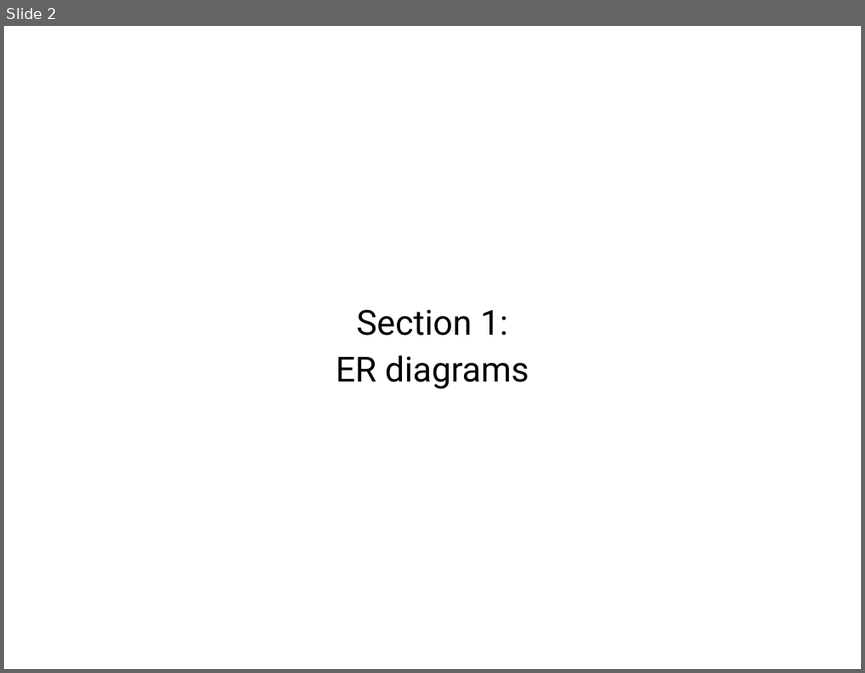
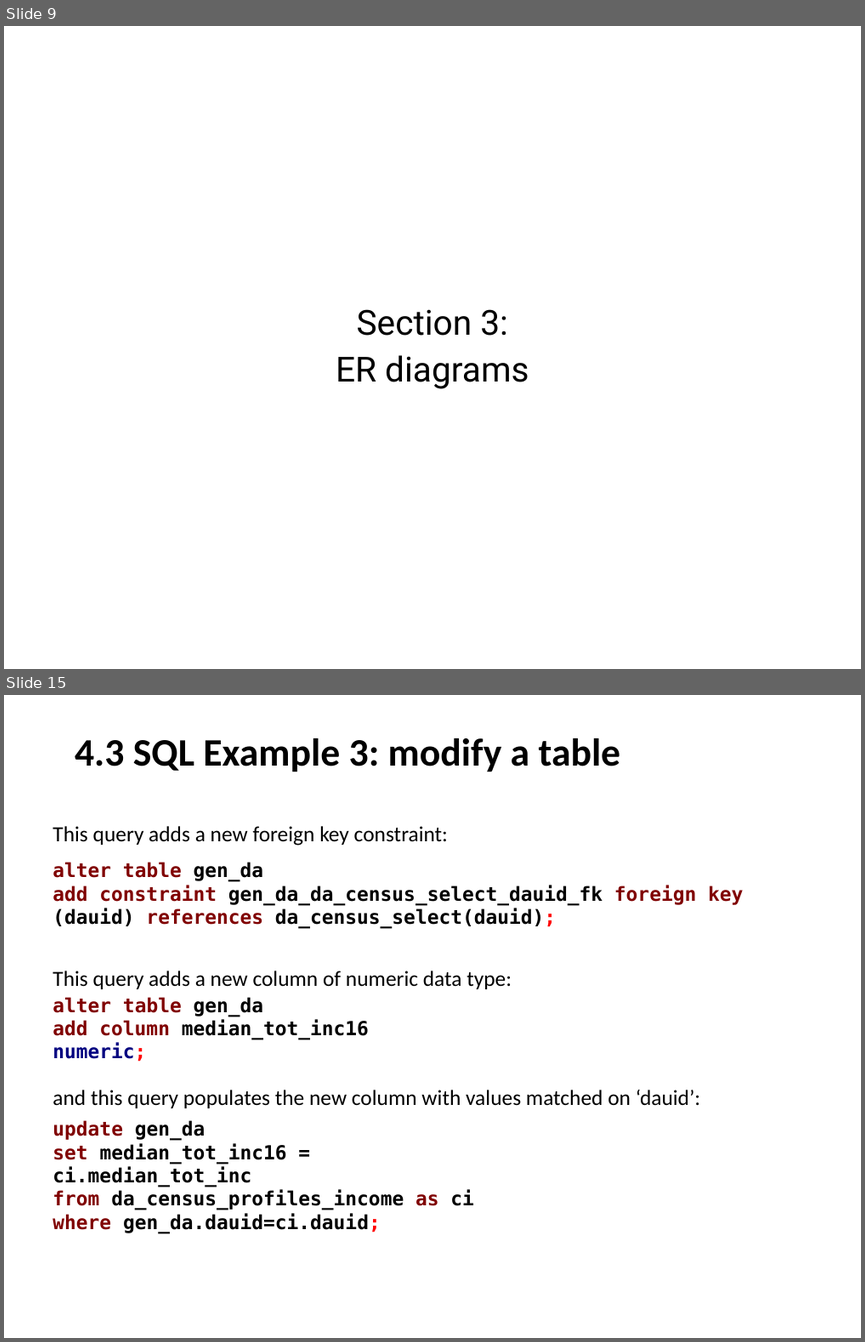
Before and after one commit to stepan-o/thesis, a slide deck: presentations/rdbms_design.pptx. Shown one above the other, each under a label of ours: slide 2 before the commit, slides 9 and 15 after it; the slides between them are not shown. The pictures are 865x673 and 865x1342 pixels, drawn with LibreOffice and Linux fonts; fonts in the diff are those of the drawing. Boxes give left, top, right and bottom in pixels: in the first picture for what was removed or moved away, otherwise in the second. Text is boxed around its words. In the diff, an @@ line names an element or a change of style, - is before the commit and + after.

Commit message:
update presentation with data flows and ER diagrams

```diff
--- a/presentations/rdbms_design.pptx
+++ b/presentations/rdbms_design.pptx
@@ slide 15 added at (4,695,861,1338), background #FFFFFF @@
@@ text added at (75,738,621,772), 36 pt, text #000000, bold @@
+4.3 SQL Example 3: modify a table
@@ text added at (52,826,448,845), 20 pt, text #000000 @@
+This query adds a new foreign key constraint:
@@ text added at (52,862,743,929), 18 pt, text #000000, bold @@
+alter table gen_da
+add constraint gen_da_da_census_select_dauid_fk foreign key (dauid) references da_census_select(dauid);
@@ text added at (52,970,511,989), 20 pt, text #000000 @@
+This query adds a new column of numeric data type:
@@ text added at (52,997,369,1040), 18 pt, text #000000, bold @@
+alter table gen_da
+add column median_tot_inc16 numeric;
@@ text added at (52,1089,700,1108), 20 pt, text #000000 @@
+and this query populates the new column with values matched on ‘dauid’:
@@ text added at (52,1120,474,1234), 18 pt, text #000000, bold @@
+update gen_da
+set median_tot_inc16 = ci.median_tot_inc
+from da_census_profiles_income as ci
+where gen_da.dauid=ci.dauid;
@@ what was slide 2 is now slide 9 @@
@@ slide 9 changed as well @@
@@ subtitle at (357,309,508,335): text changed @@
-Section 1:
+Section 3:
```
Also in this commit, not shown: 8 other slides changed, 8 other slides added.
